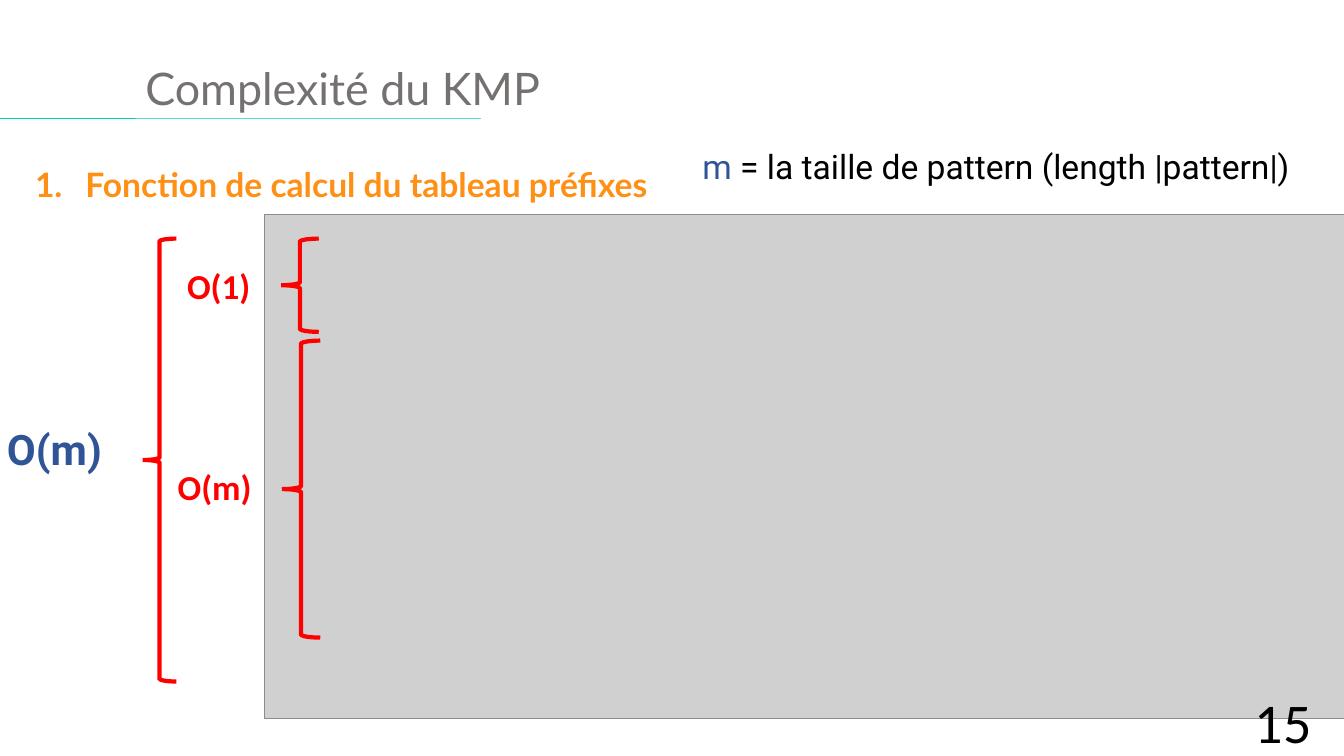
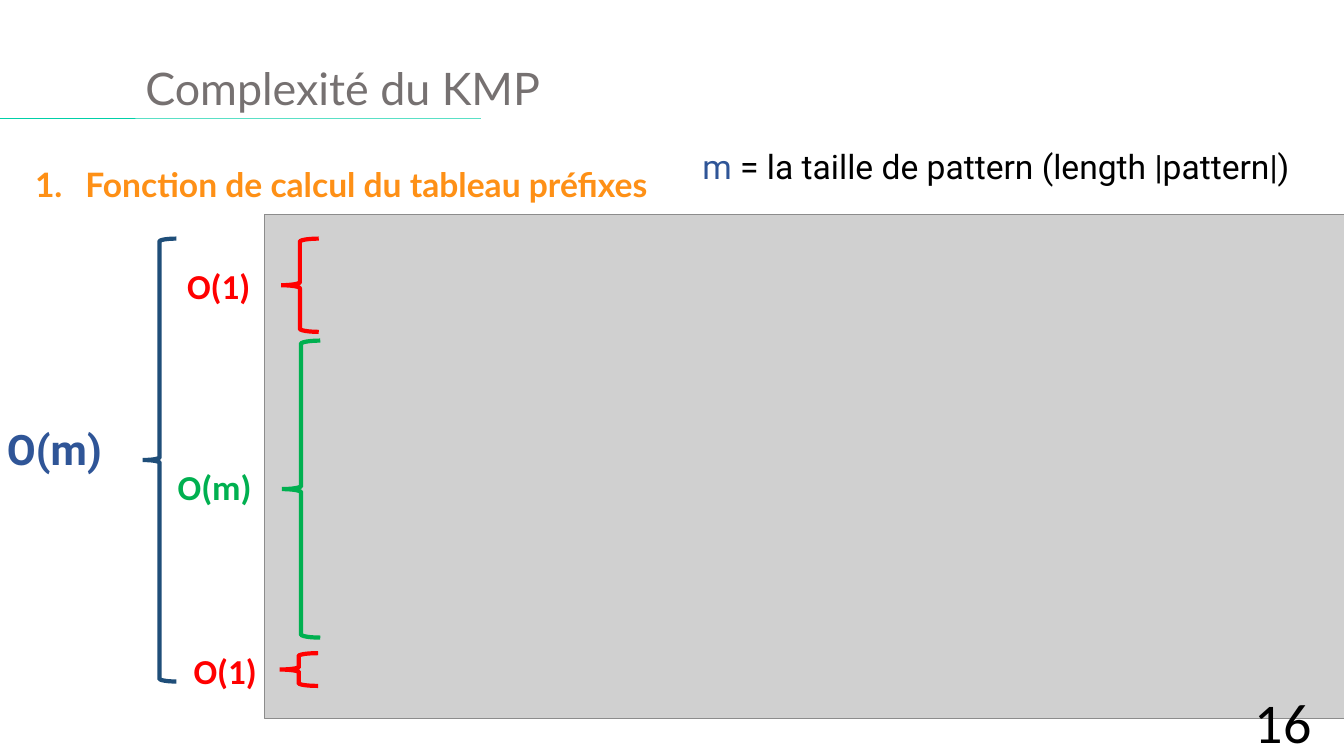
Before and after one commit to web-ai-master/academic-projects, a slide deck: slide 16 of CA/Project/Presentation-Projet-KMP.pptx (slide 15 before the commit). Drawn at 1344x756 pixels with LibreOffice and Linux fonts; fonts in the diff are those of the drawing; grey boxes stand for pictures. Boxes give left, top, right and bottom in pixels: in the first picture for what was removed or moved away, otherwise in the second. Text is boxed around its words. In the diff, an @@ line names an element or a change of style, - is before the commit and + after.

```diff
--- a/CA/Project/Presentation-Projet-KMP.pptx
+++ b/CA/Project/Presentation-Projet-KMP.pptx
@@ left brace at box(143, 239, 176, 682): outline #FF0000 3 pt to #1F4E79 3 pt @@
@@ left brace at box(282, 341, 321, 638): outline #FF0000 3 pt to #00B050 3 pt @@
@@ text "O(m)" at box(178, 474, 252, 505): text colour #FF0000 to #00B050 @@
@@ text added at box(194, 658, 257, 689), 25 pt, text #FF0000, bold @@
+O(1)
@@ left brace added at box(279, 653, 318, 686), outline #FF0000 3 pt @@
@@ page number at box(1255, 705, 1312, 756): text changed @@
-15
+16
```
Also in this commit, not shown: 7 other slides changed, 1 slide added, 6 other files.
